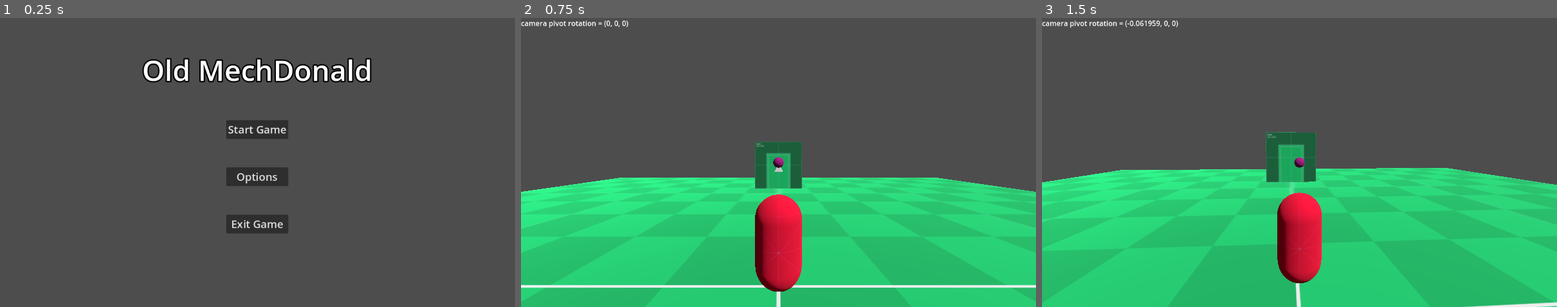
Above: before the commit, frames 1-3 (left to right).
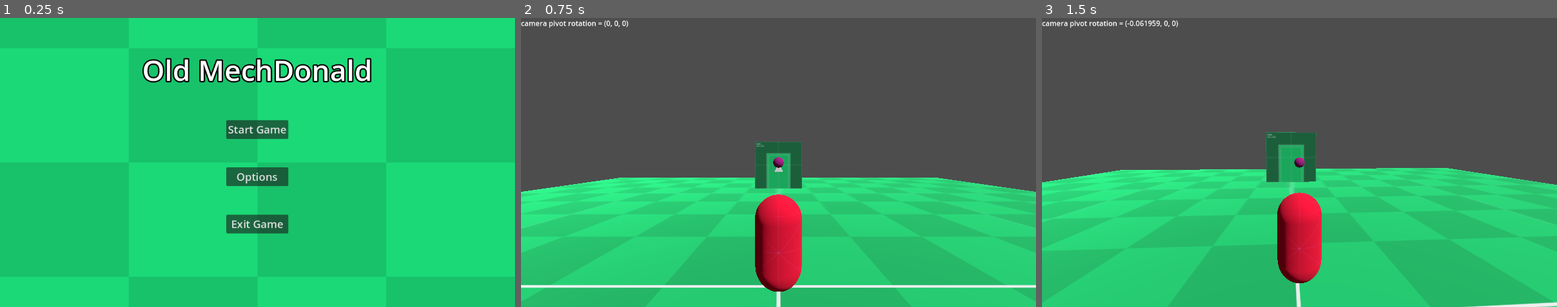
Above: after the commit, the same moments.

Repository: shinyPIKACHUx/GamJamJan2024
Game: Godot game, scene res://MainMenu/MainMenu.tscn
Two runs of this game, one before a commit and one after it. Both use one fixed random seed, a clock stepped at 60 frames per second and the inputs below.
Inputs (mouse positions are in pixels of both pictures, inside the frame that each line leads up to):
- Up to frame 1 (0.25 s): no input
- Up to frame 2 (0.75 s): click "Start Game" at 0.5 s
- Up to frame 3 (1.5 s): tap Enter (ui_accept) at 1.25 s; move the mouse to (1325, 162) at 1.27 s; hold W (move_forward) from 1.28 s (still down); hold Shift (sprint) from 1.28 s (still down)

The runs differ from the first frame. In frame 1, 98% of the frame differs, in the area x 0-100%, y 0-100%; in frame 2, nothing differs; in frame 3, nothing differs.

Commit message:
Keybind Functionality
Can now rebind keys from inside the main menu, 6 keybinds listed, main menu background visual updated.

Diff:
--- a/MechDonald/MainMenu/MainMenu.gd
+++ b/MechDonald/MainMenu/MainMenu.gd
@@ -1,3 +1,5 @@
+#Main and Options Menu code from User CoffeeCrow on Youtube https://www.youtube.com/playlist?list=PLhBqFleCVBkXQiE8Nm4Co_1iJJ4L7UIzr
+
 class_name MainMenu
 extends Control
 
--- a/MechDonald/MainMenu/MainMenu.tscn
+++ b/MechDonald/MainMenu/MainMenu.tscn
@@ -1,6 +1,7 @@
-[gd_scene load_steps=5 format=3 uid="uid://dbtkgwt383374"]
+[gd_scene load_steps=6 format=3 uid="uid://dbtkgwt383374"]
 
 [ext_resource type="Script" path="res://MainMenu/MainMenu.gd" id="1_gotu7"]
+[ext_resource type="Texture2D" uid="uid://in1ldbepu1jr" path="res://Assets/kenney_prototypetextures/PNG/Green/texture_09.png" id="2_nmn8g"]
 [ext_resource type="PackedScene" uid="uid://b8407gb5tytyp" path="res://Options Menu/options_menu.tscn" id="2_vy2ej"]
 
 [sub_resource type="SystemFont" id="SystemFont_lvy6s"]
@@ -25,6 +26,7 @@
 anchor_bottom = 1.0
 grow_horizontal = 2
 grow_vertical = 2
+texture = ExtResource("2_nmn8g")
 
 [node name="MarginContainer" type="MarginContainer" parent="."]
 layout_mode = 1
@@ -92,3 +94,5 @@
 [node name="Options_Menu" parent="." instance=ExtResource("2_vy2ej")]
 visible = false
 layout_mode = 1
+
+[node name="MusicStreamPlayer" type="AudioStreamPlayer" parent="."]
--- /dev/null
+++ b/MechDonald/Options Menu/hotkey_rebind_button.gd
@@ -0,0 +1,66 @@
+class_name HotkeyRebindButton
+
+extends Control
+
+@onready var label = $HBoxContainer/Label as Label
+@onready var button = $HBoxContainer/Button as Button
+
+@export var action_name : String = "move_left"
+
+func _ready():
+	set_process_unhandled_key_input(false)
+	set_action_name()
+	set_text_for_key()
+func set_action_name() -> void:
+	label.text = "Unassigned"
+
+	match action_name:
+		"move_left":
+			label.text = "Move Left"
+		"move_right":
+			label.text = "Move Right"
+		"move_forward":
+			label.text = "Move Forward"
+		"move_backward":
+			label.text = "Move Backward"
+		"jump":
+			label.text = "Jump"
+		"sprint":
+			label.text = "Sprint"
+
+
+func set_text_for_key() -> void:
+	var action_events = InputMap.action_get_events(action_name)
+	var action_event = action_events[0]
+	var action_keycode = OS.get_keycode_string(action_event.physical_keycode)
+
+	button.text = "%s" % action_keycode
+
+
+func _on_button_toggled(button_pressed):
+	if button_pressed:
+		button.text = "Press any key..."
+		set_process_unhandled_key_input(button_pressed)
+
+		for i in get_tree().get_nodes_in_group("hotkey_button"):
+			if i.action_name != self.action_name:
+				i.button.toggle_mode = false
+				i.set_process_unhandled_key_input(false)
+
+	else:
+		for i in get_tree().get_nodes_in_group("hotkey_button"):
+			if i.action_name != self.action_name:
+				i.button.toggle_mode = true
+				i.set_process_unhandled_key_input(false)
+		set_text_for_key()
+
+func _unhandled_key_input(event):
+	rebind_action_key(event)
+	button.button_pressed = false
+
+func rebind_action_key(event) -> void:
+	InputMap.action_erase_events(action_name)
+	InputMap.action_add_event(action_name, event)
+	set_process_unhandled_key_input(false)
+	set_text_for_key()
+	set_action_name()
--- /dev/null
+++ b/MechDonald/Options Menu/hotkey_rebind_button.tscn
@@ -0,0 +1,46 @@
+[gd_scene load_steps=3 format=3 uid="uid://cqvxf4d05qw5r"]
+
+[ext_resource type="Script" path="res://Options Menu/hotkey_rebind_button.gd" id="1_iim0w"]
+
+[sub_resource type="StyleBoxEmpty" id="StyleBoxEmpty_o82mb"]
+
+[node name="Hotkey_Rebind_Button" type="Control" groups=["hotkey_button"]]
+layout_mode = 3
+anchors_preset = 15
+anchor_right = 1.0
+anchor_bottom = 1.0
+grow_horizontal = 2
+grow_vertical = 2
+script = ExtResource("1_iim0w")
+
+[node name="HBoxContainer" type="HBoxContainer" parent="."]
+layout_mode = 1
+anchors_preset = 4
+anchor_top = 0.5
+anchor_bottom = 0.5
+offset_top = -20.0
+offset_right = 40.0
+offset_bottom = 20.0
+grow_vertical = 2
+alignment = 1
+
+[node name="Label" type="Label" parent="HBoxContainer"]
+custom_minimum_size = Vector2(400, 30)
+layout_mode = 2
+theme_override_font_sizes/font_size = 32
+text = "Action"
+vertical_alignment = 1
+
+[node name="VSeparator" type="VSeparator" parent="HBoxContainer"]
+layout_mode = 2
+size_flags_horizontal = 3
+theme_override_constants/separation = 200
+theme_override_styles/separator = SubResource("StyleBoxEmpty_o82mb")
+
+[node name="Button" type="Button" parent="HBoxContainer"]
+custom_minimum_size = Vector2(164, 0)
+layout_mode = 2
+toggle_mode = true
+text = "Action_Key"
+
+[connection signal="toggled" from="HBoxContainer/Button" to="." method="_on_button_toggled"]
--- a/MechDonald/Options Menu/options_menu.tscn
+++ b/MechDonald/Options Menu/options_menu.tscn
@@ -1,7 +1,8 @@
-[gd_scene load_steps=5 format=3 uid="uid://b8407gb5tytyp"]
+[gd_scene load_steps=6 format=3 uid="uid://b8407gb5tytyp"]
 
 [ext_resource type="Script" path="res://Options Menu/options_menu.gd" id="1_e068r"]
 [ext_resource type="PackedScene" uid="uid://b6htgpdukyvos" path="res://Options Menu/settings_tab_container.tscn" id="2_dh2lh"]
+[ext_resource type="Texture2D" uid="uid://in1ldbepu1jr" path="res://Assets/kenney_prototypetextures/PNG/Green/texture_09.png" id="2_k8q3y"]
 
 [sub_resource type="SystemFont" id="SystemFont_6xfng"]
 font_names = PackedStringArray("Impact")
@@ -19,6 +20,15 @@
 grow_horizontal = 2
 grow_vertical = 2
 script = ExtResource("1_e068r")
+
+[node name="TextureRect" type="TextureRect" parent="."]
+layout_mode = 1
+anchors_preset = 15
+anchor_right = 1.0
+anchor_bottom = 1.0
+grow_horizontal = 2
+grow_vertical = 2
+texture = ExtResource("2_k8q3y")
 
 [node name="MarginContainer" type="MarginContainer" parent="."]
 layout_mode = 1
--- a/MechDonald/Options Menu/resolution_mode_button.gd
+++ b/MechDonald/Options Menu/resolution_mode_button.gd
@@ -14,7 +14,6 @@
 	option_button.item_selected.connect(on_resolution_selected)
 	add_resolution_items()
 
-
 func add_resolution_items() -> void:
 	for resolution_size_text in RESOLUTION_DICTIONARY:
 		option_button.add_item(resolution_size_text)
--- a/MechDonald/Options Menu/settings_tab_container.tscn
+++ b/MechDonald/Options Menu/settings_tab_container.tscn
@@ -1,7 +1,12 @@
-[gd_scene load_steps=3 format=3 uid="uid://b6htgpdukyvos"]
+[gd_scene load_steps=6 format=3 uid="uid://b6htgpdukyvos"]
 
 [ext_resource type="PackedScene" uid="uid://b3uwk5clrlmg" path="res://Options Menu/window_mode_button.tscn" id="1_k5exl"]
 [ext_resource type="PackedScene" uid="uid://db8kjsw44r8yi" path="res://Options Menu/resolution_mode_button.tscn" id="2_iqlp0"]
+[ext_resource type="PackedScene" uid="uid://cqvxf4d05qw5r" path="res://Options Menu/hotkey_rebind_button.tscn" id="3_4xll8"]
+
+[sub_resource type="StyleBoxEmpty" id="StyleBoxEmpty_bksjq"]
+
+[sub_resource type="StyleBoxEmpty" id="StyleBoxEmpty_yacyv"]
 
 [node name="Settings_Tab_Container" type="Control"]
 layout_mode = 3
@@ -23,8 +28,10 @@
 grow_horizontal = 2
 grow_vertical = 2
 tab_alignment = 1
+current_tab = 2
 
 [node name="Sound" type="TabBar" parent="TabContainer"]
+visible = false
 layout_mode = 2
 
 [node name="MarginContainer" type="MarginContainer" parent="TabContainer/Sound"]
@@ -47,18 +54,6 @@
 [node name="MainVolume" type="Label" parent="TabContainer/Sound/MarginContainer/VBoxContainer"]
 layout_mode = 2
 text = "Main Volume"
-
-[node name="VoiceVolume" type="Label" parent="TabContainer/Sound/MarginContainer/VBoxContainer"]
-layout_mode = 2
-
-[node name="MusicVolume" type="Label" parent="TabContainer/Sound/MarginContainer/VBoxContainer"]
-layout_mode = 2
-
-[node name="EffectsVolume" type="Label" parent="TabContainer/Sound/MarginContainer/VBoxContainer"]
-layout_mode = 2
-
-[node name="Subtitles" type="Label" parent="TabContainer/Sound/MarginContainer/VBoxContainer"]
-layout_mode = 2
 
 [node name="Graphics" type="TabBar" parent="TabContainer"]
 visible = false
@@ -90,7 +85,6 @@
 layout_mode = 2
 
 [node name="Controls" type="TabBar" parent="TabContainer"]
-visible = false
 layout_mode = 2
 
 [node name="MarginContainer" type="MarginContainer" parent="TabContainer/Controls"]
@@ -105,25 +99,45 @@
 theme_override_constants/margin_right = 24
 theme_override_constants/margin_bottom = 24
 
-[node name="VBoxContainer" type="VBoxContainer" parent="TabContainer/Controls/MarginContainer"]
+[node name="ScrollContainer" type="ScrollContainer" parent="TabContainer/Controls/MarginContainer"]
+layout_mode = 2
+
+[node name="VBoxContainer" type="VBoxContainer" parent="TabContainer/Controls/MarginContainer/ScrollContainer"]
 layout_mode = 2
 theme_override_constants/separation = 64
-alignment = 1
 
-[node name="Label" type="Label" parent="TabContainer/Controls/MarginContainer/VBoxContainer"]
+[node name="HSeparator" type="HSeparator" parent="TabContainer/Controls/MarginContainer/ScrollContainer/VBoxContainer"]
+layout_mode = 2
+theme_override_constants/separation = 12
+theme_override_styles/separator = SubResource("StyleBoxEmpty_bksjq")
+
+[node name="Hotkey_Rebind_Button" parent="TabContainer/Controls/MarginContainer/ScrollContainer/VBoxContainer" instance=ExtResource("3_4xll8")]
 layout_mode = 2
 
-[node name="Label2" type="Label" parent="TabContainer/Controls/MarginContainer/VBoxContainer"]
+[node name="Hotkey_Rebind_Button2" parent="TabContainer/Controls/MarginContainer/ScrollContainer/VBoxContainer" instance=ExtResource("3_4xll8")]
 layout_mode = 2
+action_name = "move_right"
 
-[node name="Label3" type="Label" parent="TabContainer/Controls/MarginContainer/VBoxContainer"]
+[node name="Hotkey_Rebind_Button3" parent="TabContainer/Controls/MarginContainer/ScrollContainer/VBoxContainer" instance=ExtResource("3_4xll8")]
 layout_mode = 2
+action_name = "move_forward"
 
-[node name="Label4" type="Label" parent="TabContainer/Controls/MarginContainer/VBoxContainer"]
+[node name="Hotkey_Rebind_Button4" parent="TabContainer/Controls/MarginContainer/ScrollContainer/VBoxContainer" instance=ExtResource("3_4xll8")]
 layout_mode = 2
+action_name = "move_backward"
 
-[node name="Label5" type="Label" parent="TabContainer/Controls/MarginContainer/VBoxContainer"]
+[node name="Hotkey_Rebind_Button5" parent="TabContainer/Controls/MarginContainer/ScrollContainer/VBoxContainer" instance=ExtResource("3_4xll8")]
 layout_mode = 2
+action_name = "jump"
+
+[node name="Hotkey_Rebind_Button6" parent="TabContainer/Controls/MarginContainer/ScrollContainer/VBoxContainer" instance=ExtResource("3_4xll8")]
+layout_mode = 2
+action_name = "sprint"
+
+[node name="HSeparator2" type="HSeparator" parent="TabContainer/Controls/MarginContainer/ScrollContainer/VBoxContainer"]
+layout_mode = 2
+theme_override_constants/separation = 12
+theme_override_styles/separator = SubResource("StyleBoxEmpty_yacyv")
 
 [node name="Accesibility" type="TabBar" parent="TabContainer"]
 visible = false
